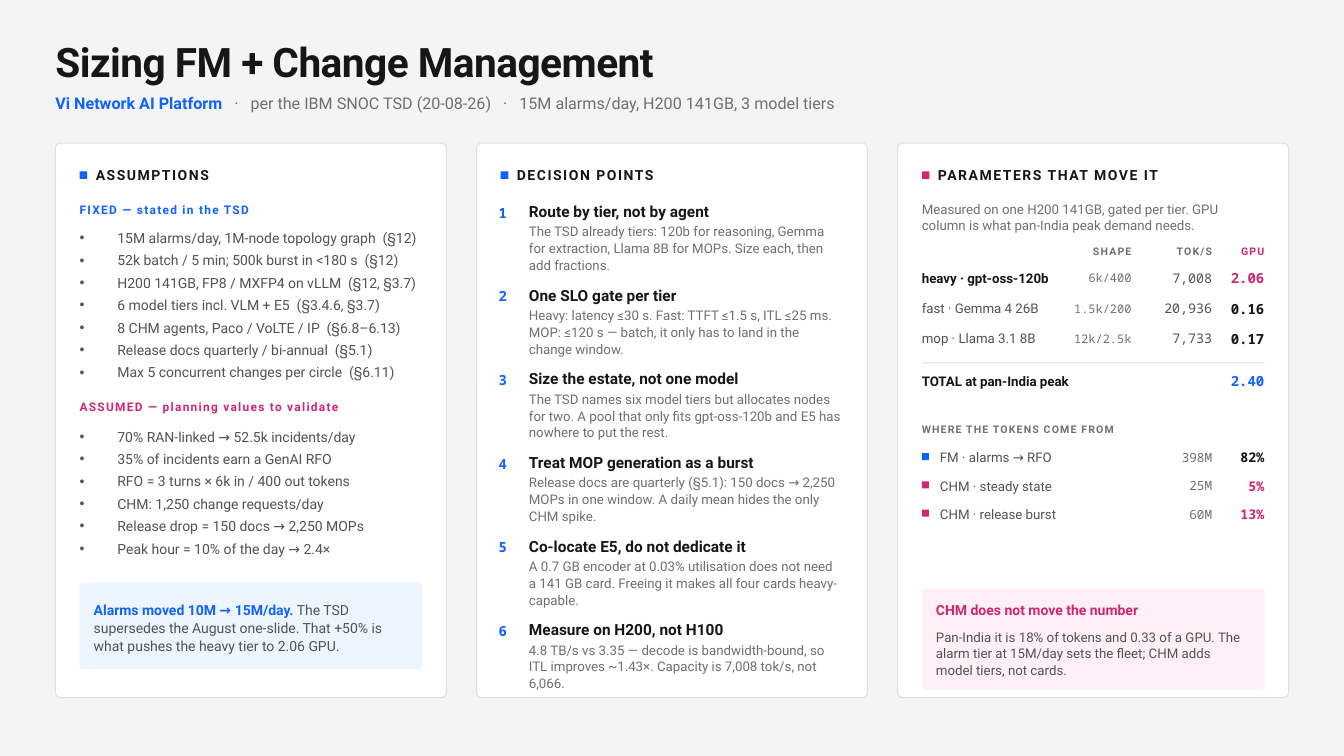
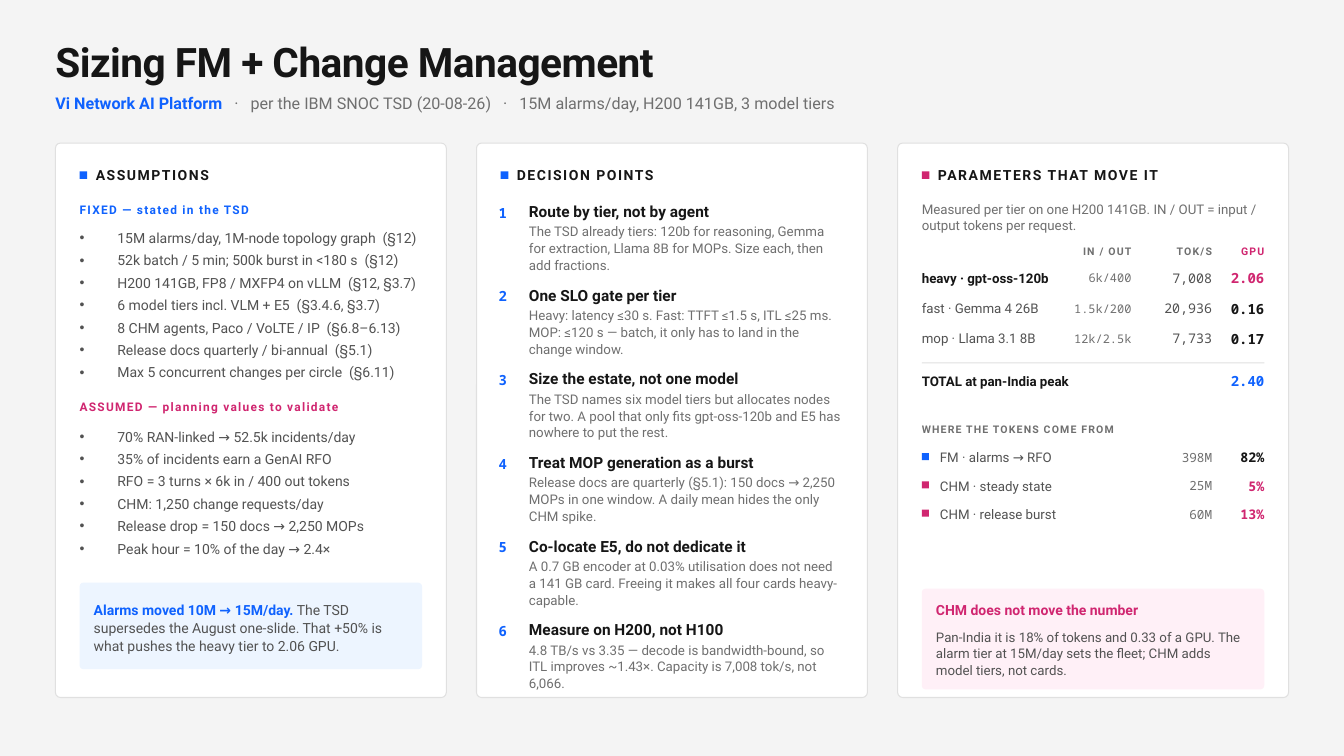
Before and after one commit to tapaskar/Claude, a slide deck: slide 1 of deck/Vi-AI-NOC-Sizing.pptx. Drawn at 1344x756 pixels with LibreOffice and Linux fonts; fonts in the diff are those of the drawing. Boxes give left, top, right and bottom in pixels: in the first picture for what was removed or moved away, otherwise in the second. Text is boxed around its words. In the diff, an @@ line names an element or a change of style, - is before the commit and + after.

```diff
--- a/deck/Vi-AI-NOC-Sizing.pptx
+++ b/deck/Vi-AI-NOC-Sizing.pptx
@@ text at <box>922,204,1248,233</box>: text changed @@
-Measured on one H200 141GB, gated per tier. GPU column is what pan-India peak demand needs.
+Measured per tier on one H200 141GB. IN / OUT = input / output tokens per request.
@@ text at <box>1083,247,1131,255</box>: text changed @@
-SHAPE
+IN / OUT
```
Also in this commit, not shown: 1 other file.
